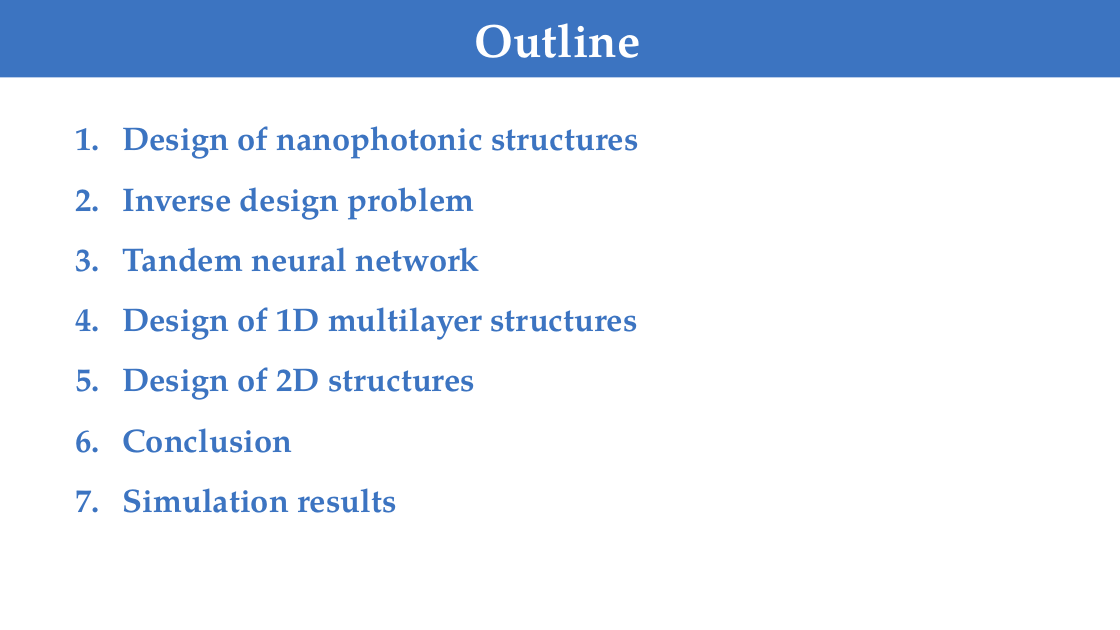
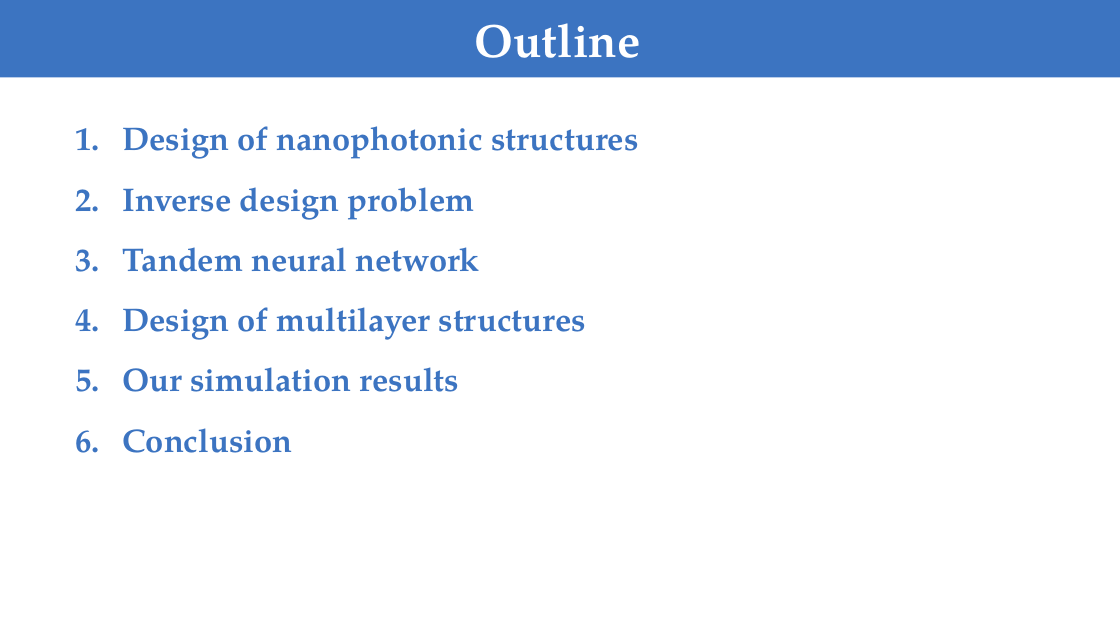
Before and after one commit to FiodarM/InvDesignNet, a slide deck: slide 2 of Training Deep Neural Networks for the Inverse Design of Nanophotonic Structures.pptx. Drawn at 1120x630 pixels with LibreOffice and Linux fonts; fonts in the diff are those of the drawing. Boxes give left, top, right and bottom in pixels: in the first picture for what was removed or moved away, otherwise in the second. Text is boxed around its words. In the diff, an @@ line names an element or a change of style, - is before the commit and + after.

```diff
--- a/Training Deep Neural Networks for the Inverse Design of Nanophotonic Structures.pptx
+++ b/Training Deep Neural Networks for the Inverse Design of Nanophotonic Structures.pptx
@@ text at bbox=[122, 307, 587, 392]: text changed @@
-4. Design of 1D multilayer structures
-5. Design of 2D structures
+4. Design of multilayer structures
+5. Our simulation results
@@ text at bbox=[122, 488, 397, 513]: paragraph removed @@
-7. Simulation results
```
Also in this commit, not shown: 11 other slides changed, 1 slide added.
